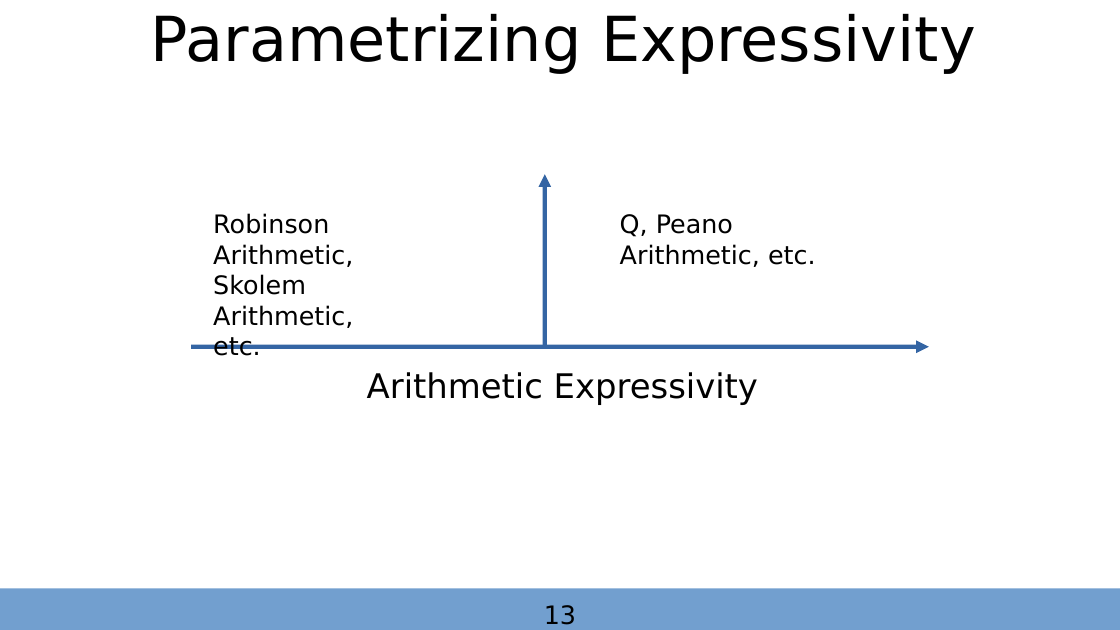
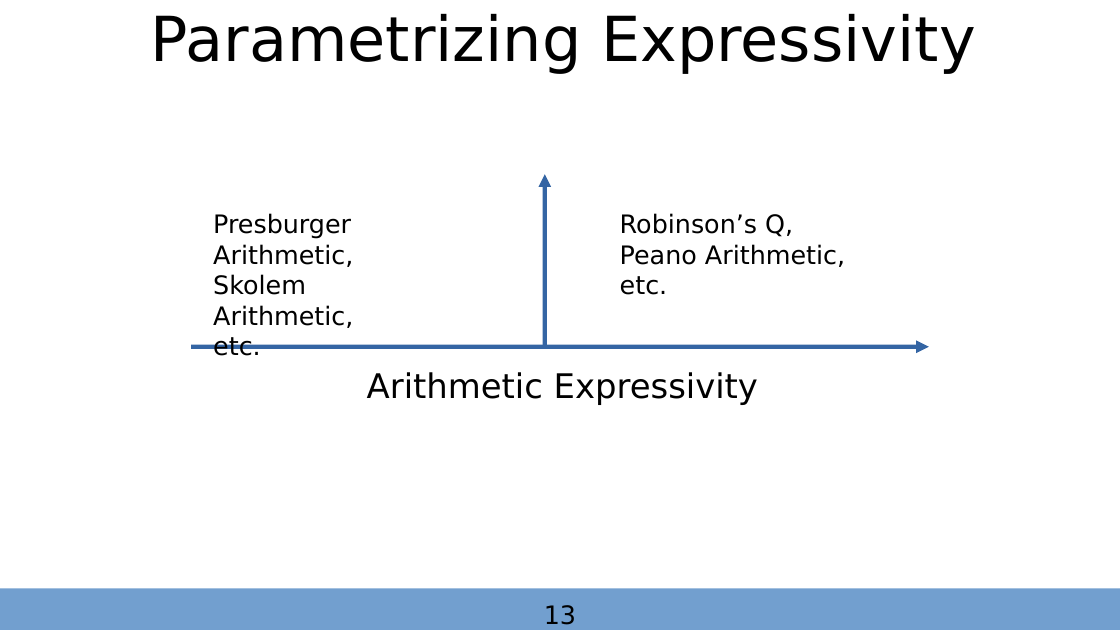
Before and after one commit to jpt4/sjas, a slide deck: slide 14 of prose/presentations/20250822_futo_tech_talk.odp. Drawn at 1120x630 pixels with LibreOffice and Linux fonts; fonts in the diff are those of the drawing. Boxes give left, top, right and bottom in pixels: in the first picture for what was removed or moved away, otherwise in the second. Text is boxed around its words. In the diff, an @@ line names an element or a change of style, - is before the commit and + after.

Commit message:
Fix Presburger error.

```diff
--- a/prose/presentations/20250822_futo_tech_talk.odp
+++ b/prose/presentations/20250822_futo_tech_talk.odp
@@ text at (213,213,353,356): text changed @@
-Robinson Arithmetic,
-Skolem Arithmetic, etc.
+Presburger Arithmetic,
+Skolem Arithmetic, etc.
@@ text at (620,213,845,295): text changed @@
-Q, Peano Arithmetic, etc.
+Robinson’s Q, Peano Arithmetic, etc.
```
Also in this commit, not shown: 2 other files.
